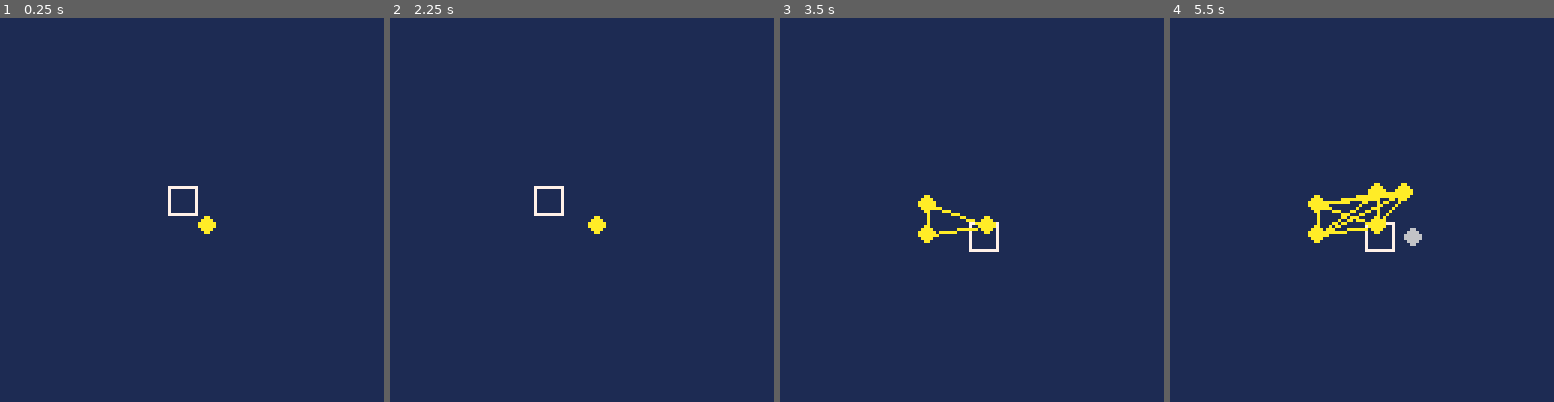
Above: before the commit, frames 1-4 (left to right).
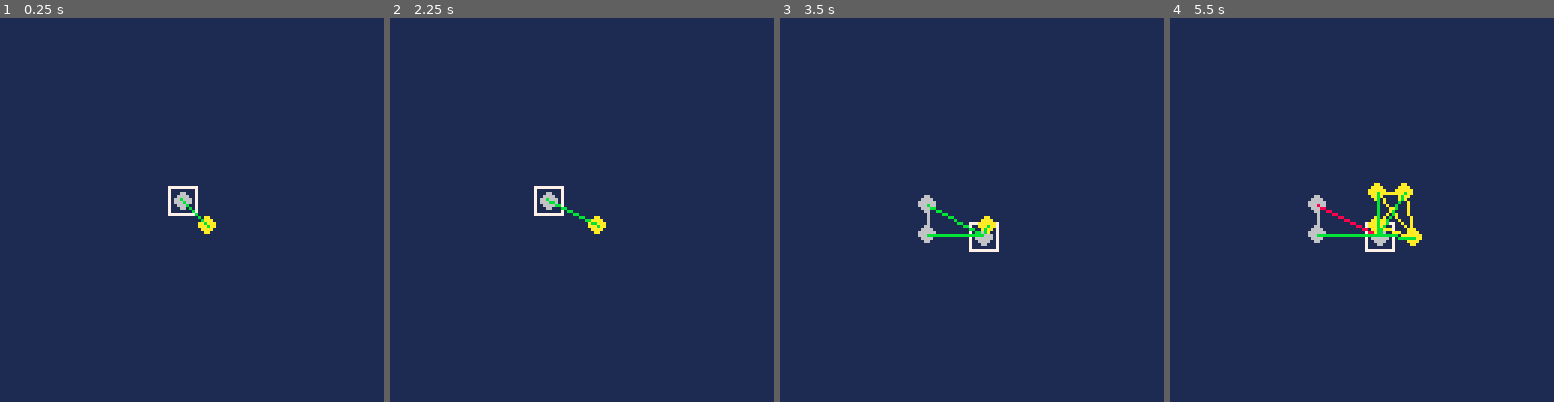
Above: after the commit, the same moments.

Repository: hughbagan/starbase-pico8
Game: PICO-8 cartridge starbase.p8
Two runs of this game, one before a commit and one after it. Both use one fixed random seed, a clock stepped at 60 frames per second and the inputs below.
Inputs:
- Up to frame 1 (0.25 s): no input
- Up to frame 2 (2.25 s): tap O (Z key) at 0.33, 0.7, 1.43, 2.22 s; tap X (X key) at 1.07, 2.07 s; hold Left from 1.97 s (still down)
- Up to frame 3 (3.5 s): release Left at 2.37 s; tap X (X key) every 0.33 s from 2.4 to 3.4 s; hold Down 2.42-2.82 s; hold Right from 2.87 s (still down); tap O (Z key) at 3.1 s
- Up to frame 4 (5.5 s): release Right at 3.53 s; hold Up 3.58-4.08 s; tap X (X key) every 0.33 s from 3.73 to 5.4 s; tap O (Z key) at 3.98, 4.87 s; hold Right 4.13-4.53 s; hold Down 4.58-5.08 s; hold Left from 5.13 s (still down)

The runs differ from the first frame. In frame 1, 0.2% of the frame differs, in the area x 45-55%, y 45-55%; in frame 2, 0.2%; in frame 3, 0.8%; in frame 4, 1.7%, in the area x 35-66%, y 45-60%.

Commit message:
add preview node connections (green, red lines)

Diff:
--- a/starbase.p8
+++ b/starbase.p8
@@ -6,24 +6,29 @@
 
 function _init()
 	tsz=8 --tile size
-	cx=7*tsz cy=7*tsz --reticle
+	--player control
+	c={x=7*tsz,y=7*tsz,ctr={x,y}}
+	c.ctr=centre(c.x,c.y)
+
 	nodes={}
 
 	node.create(8*tsz+1,8*tsz+1,true)
 end
 
 function _update()
- if btn(➡️) then cx+=1 end
- if btn(⬅️) then cx-=1 end
-	if btn(⬇️) then cy+=1 end
-	if btn(⬆️) then cy-=1 end
+ if btn(➡️) then c.x+=1 end
+ if btn(⬅️) then c.x-=1 end
+	if btn(⬇️) then c.y+=1 end
+	if btn(⬆️) then c.y-=1 end
+	c.ctr=centre(c.x,c.y)
+
  if btnp(❎) then
-  if not node.get(cx+1,cy+1) then
-	  node.create(cx+1,cy+1)
+  if not node.get(c.x+1,c.y+1) then
+	  node.create(c.x+1,c.y+1)
 	 end
  end
  if btnp(🅾️) then
-  n=node.get(cx+1,cy+1)
+  n=node.get(c.x+1,c.y+1)
   if n then node.destroy(n) end
  end
  for n in all(nodes) do
@@ -33,10 +38,17 @@
 
 function _draw()
  cls(1)
-	rect(cx,cy,
-						cx+tsz+1,cy+tsz+1,7)
+ spr(1,c.x+1,c.y+1)
+	rect(c.x,c.y,
+						c.x+tsz+1,c.y+tsz+1,7)
+	--circ((c.x+tsz/2)+1,(c.y+tsz/2)+1,rad-3,7)
 	for i=1,#nodes do
 	 node.draw(nodes[i])
+	 if node.near(c,nodes[i],rad+1) then
+	  line(c.ctr.x,c.ctr.y,nodes[i].ctr.x,nodes[i].ctr.y,11)
+	 elseif node.near(c,nodes[i],rad+5) then
+	  line(c.ctr.x,c.ctr.y,nodes[i].ctr.x,nodes[i].ctr.y,8)
+	 end
 	end
 end
 
@@ -49,21 +61,24 @@
 node={}
 
 nid=0
+rad=20
 
 node.create=function(_x,_y,_p)
  if _p==nil then _p=false end
 	local n={id=nid,
 	 x=_x,y=_y,sp=1,pwr=_p,
-		ctr={x=_x+tsz/2,y=_y+tsz/2},
+		ctr=centre(_x,_y),
 		nbr={}
 	}
 	--detect neighbours
 	--todo: register closest first
 	for i=1,#nodes do
-	 if node.near(n,nodes[i],40) then
+	 if node.near(n,nodes[i],rad) then
 	  if #n.nbr<4 and #nodes[i].nbr<4 then
+	   --set pointers
 	   add(n.nbr, nodes[i])
 	   add(nodes[i].nbr, n)
+	   --todo: set pwr in update()
 	   if n.pwr then
 	    nodes[i].pwr=true
 	   end
@@ -117,8 +132,8 @@
 end
 
 node.near=function(n1,n2,d)
-	local dx=abs(n2.x-n1.x)
-	local dy=abs(n2.y-n1.y)
+	local dx=abs(n2.ctr.x-n1.ctr.x)
+	local dy=abs(n2.ctr.y-n1.ctr.y)
 	return dx<d
 	   and dy<d
 	   and (dx^2+dy^2)<d^2
@@ -135,6 +150,13 @@
 	   and a.y<b.y+tsz
 	   and a.y+tsz>b.y
 end
+
+function centre(_x,_y)
+ local ctr={}
+ ctr.x=_x+tsz/2
+ ctr.y=_y+tsz/2
+ return ctr
+end
 __gfx__
 00000000000000000000000000000000000000000000000000000000000000000000000000000000000000000000000000000000000000000000000000000000
 0000000000066000000aa00000000000000000000000000000000000000000000000000000000000000000000000000000000000000000000000000000000000
